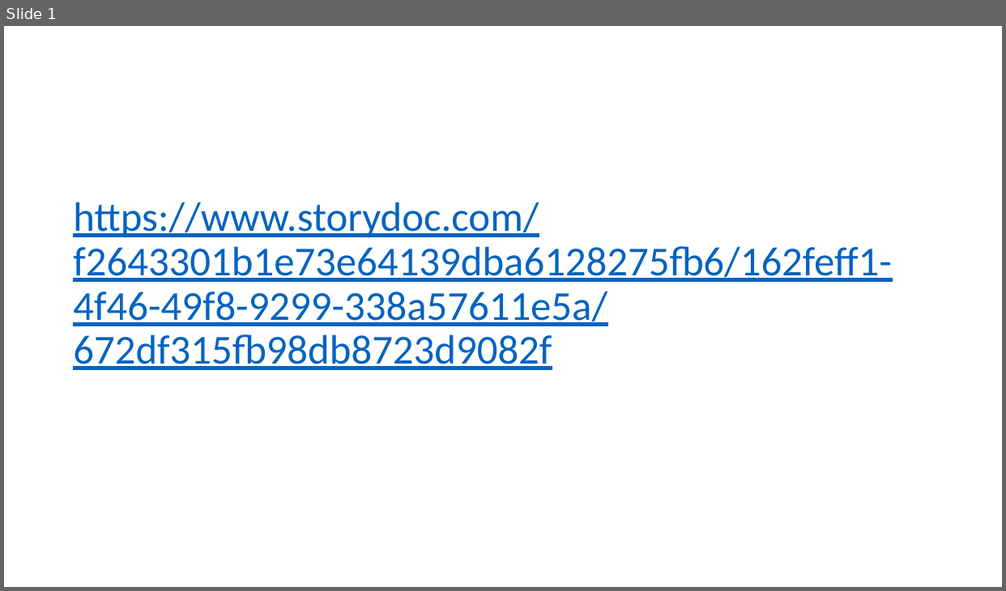
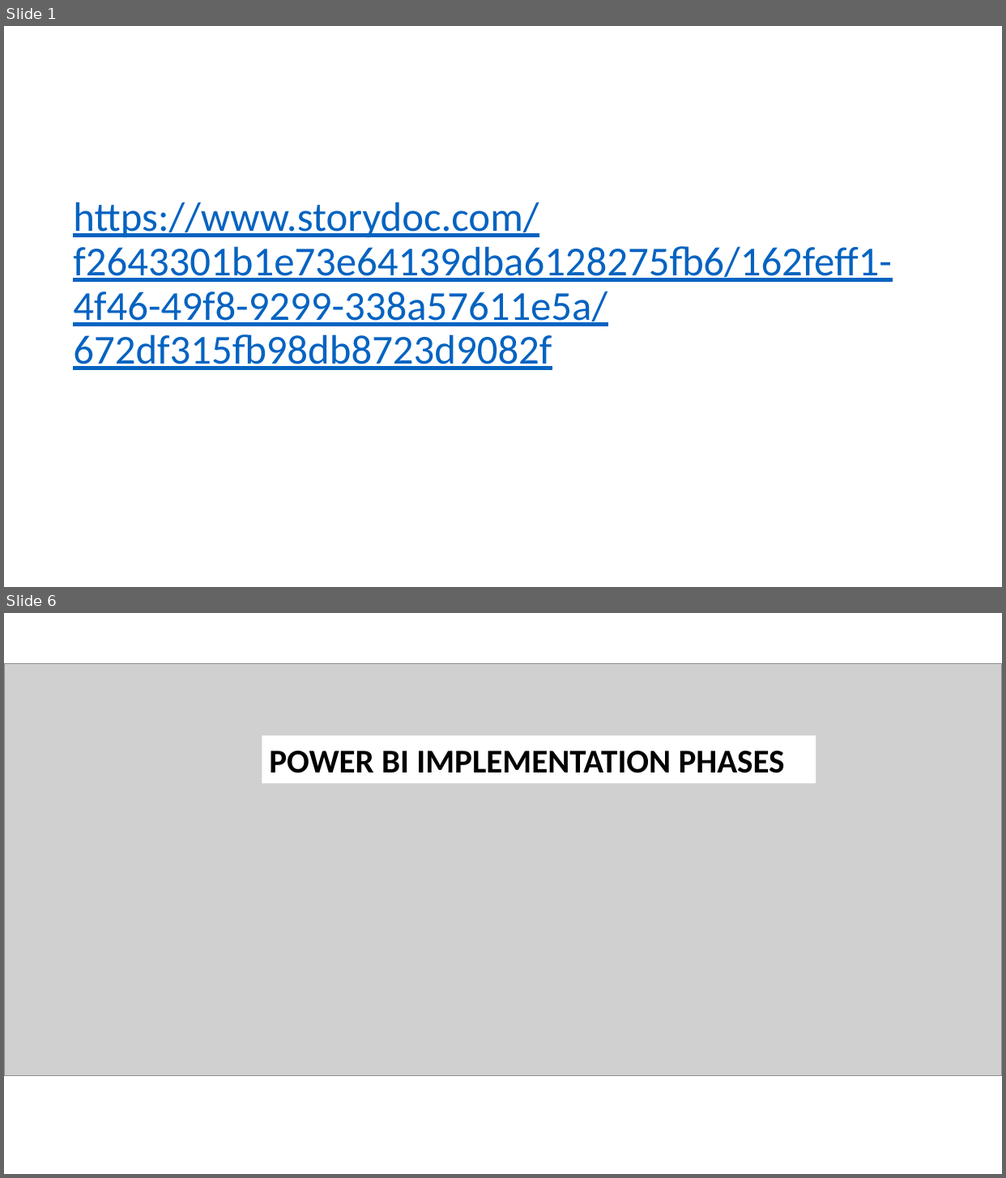
Before and after one commit to KeshavRuhela/infosysSpringboard5.0, a slide deck: ppt/project status 1.pptx. Shown one above the other, each under a label of ours: slide 1 before the commit, slides 1 and 6 after it; the slides between them are not shown. The pictures are 1006x591 and 1006x1178 pixels, drawn with LibreOffice and Linux fonts; fonts in the diff are those of the drawing; grey boxes stand for pictures. Boxes give left, top, right and bottom in pixels: in the first picture for what was removed or moved away, otherwise in the second. Text is boxed around its words. In the diff, an @@ line names an element or a change of style, - is before the commit and + after.

```diff
--- a/ppt/project status 1.pptx
+++ b/ppt/project status 1.pptx
@@ slide 6 added at bbox=[4, 613, 1002, 1174], background #FFFFFF @@
@@ picture added at bbox=[4, 664, 1002, 1076] @@
@@ rectangle added at bbox=[262, 736, 816, 784], fill #FFFFFF, 32 pt, text #000000, bold @@
+POWER BI IMPLEMENTATION PHASES
```
Also in this commit, not shown: 12 other slides added, 5 slides removed.
